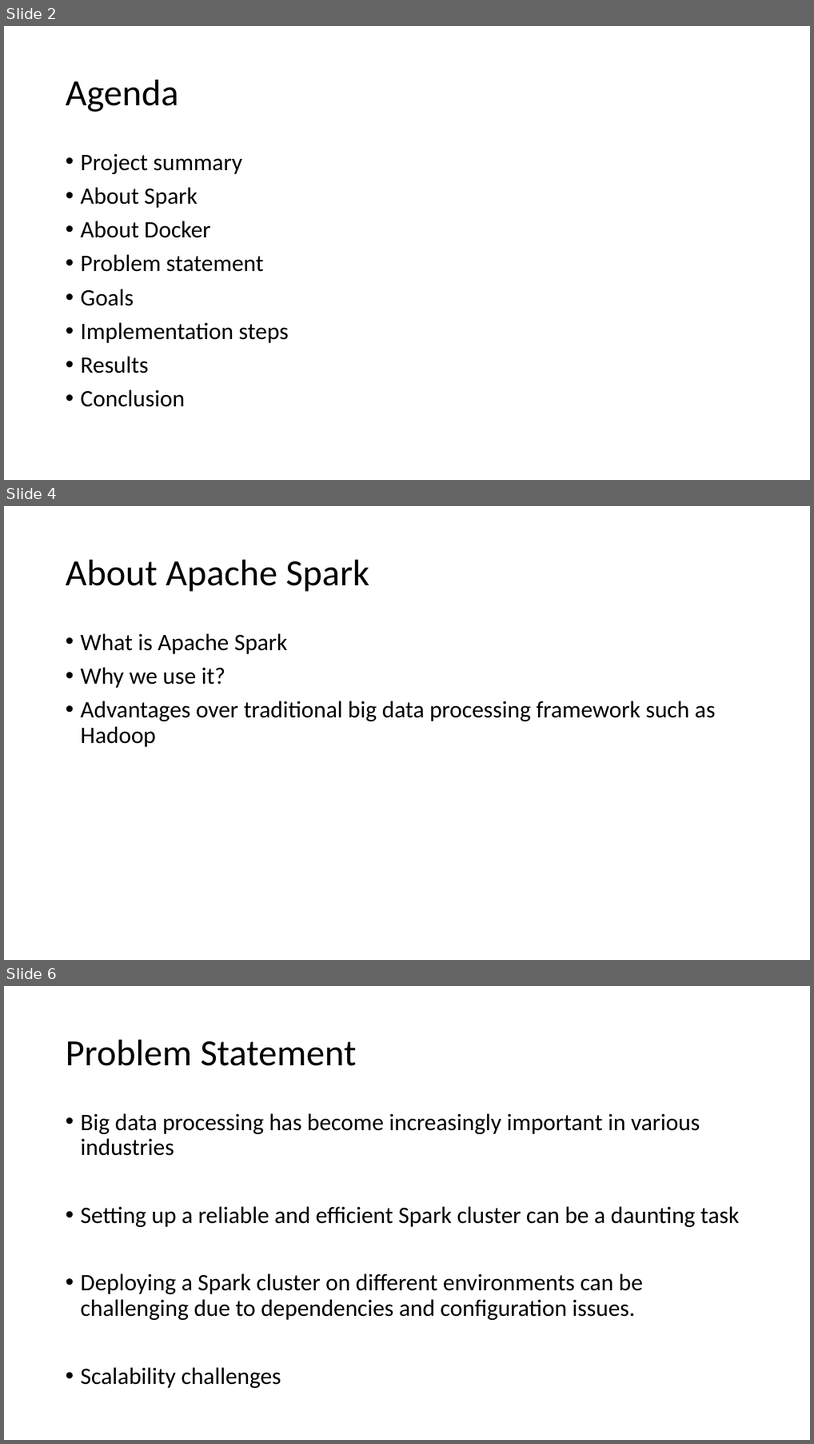
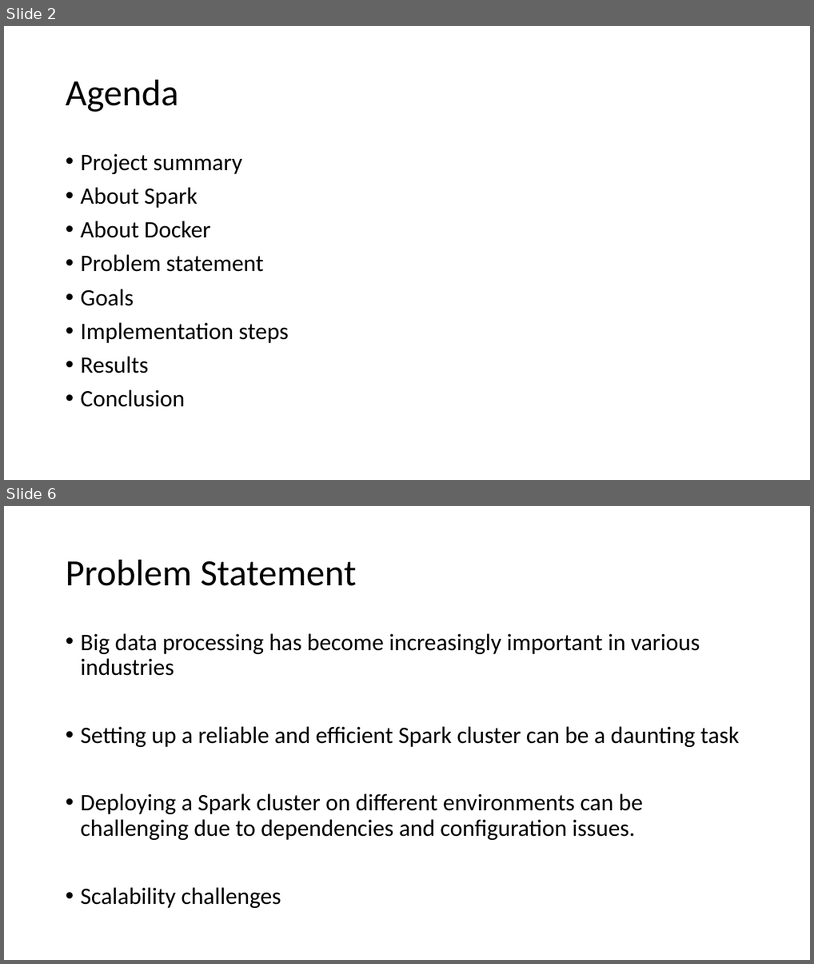
Before and after one commit to gprasad09/Apache-Spark-Cluster-Project, a slide deck: misc/ProjectReports-In progress/TermProject.pptx. Shown one above the other, each under a label of ours: slides 2, 4 and 6 before the commit, slides 2 and 6 after it; the slides between them are not shown. The pictures are 814x1444 and 814x964 pixels, drawn with LibreOffice and Linux fonts; fonts in the diff are those of the drawing. Boxes give left, top, right and bottom in pixels: in the first picture for what was removed or moved away, otherwise in the second. Text is boxed around its words. In the diff, an @@ line names an element or a change of style, - is before the commit and + after.

```diff
--- a/misc/ProjectReports-In progress/TermProject.pptx
+++ b/misc/ProjectReports-In progress/TermProject.pptx
@@ slide 4 removed at (x1=4, y1=506, x2=810, y2=960), background #FFFFFF @@
@@ title removed at (x1=66, y1=560, x2=370, y2=592) @@
-About Apache Spark
@@ text removed at (x1=81, y1=633, x2=716, y2=747) @@
-• What is Apache Spark
-• Why we use it?
-• Advantages over traditional big data processing framework such as Hadoop
```
Also in this commit, not shown: 3 slides changed, 3 slides added, 1 other slide removed, 1 other file.
